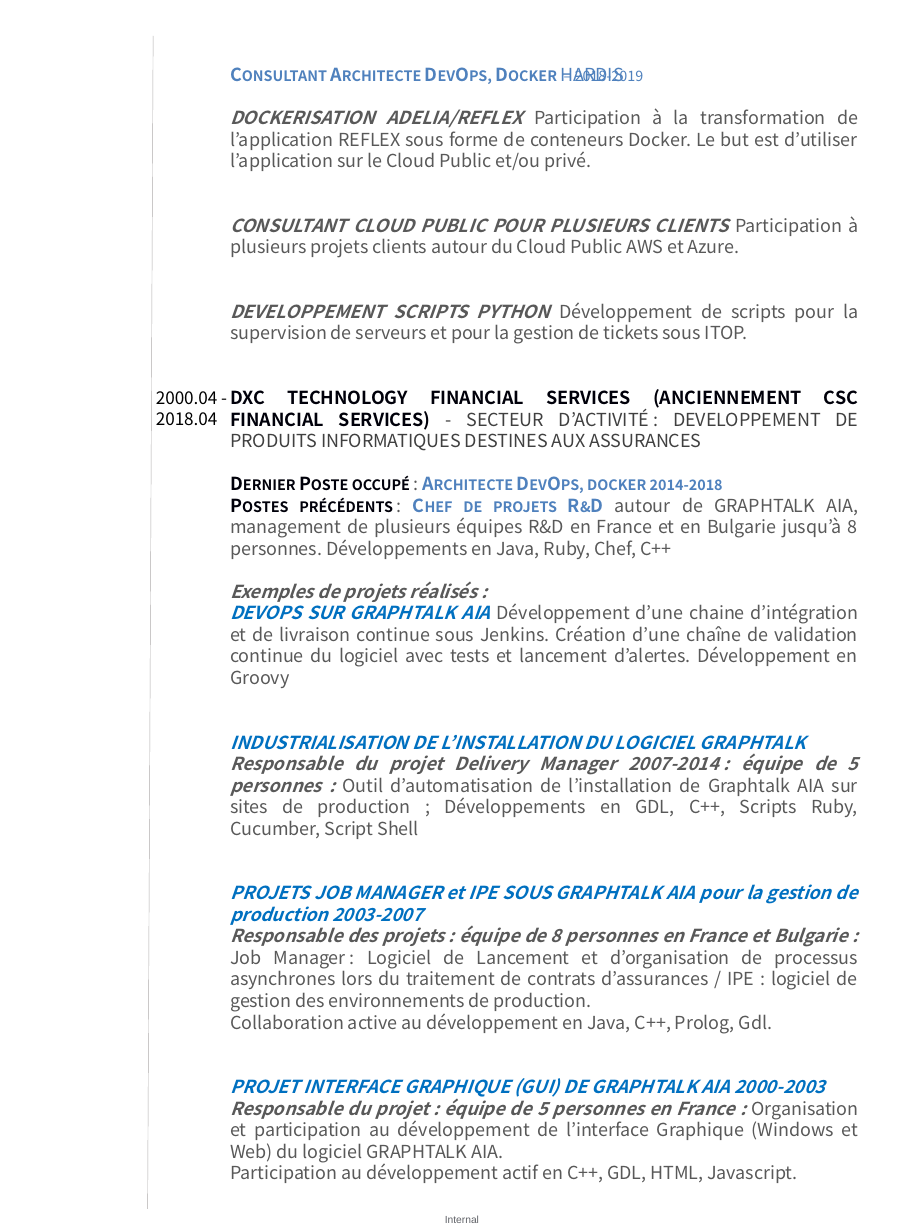
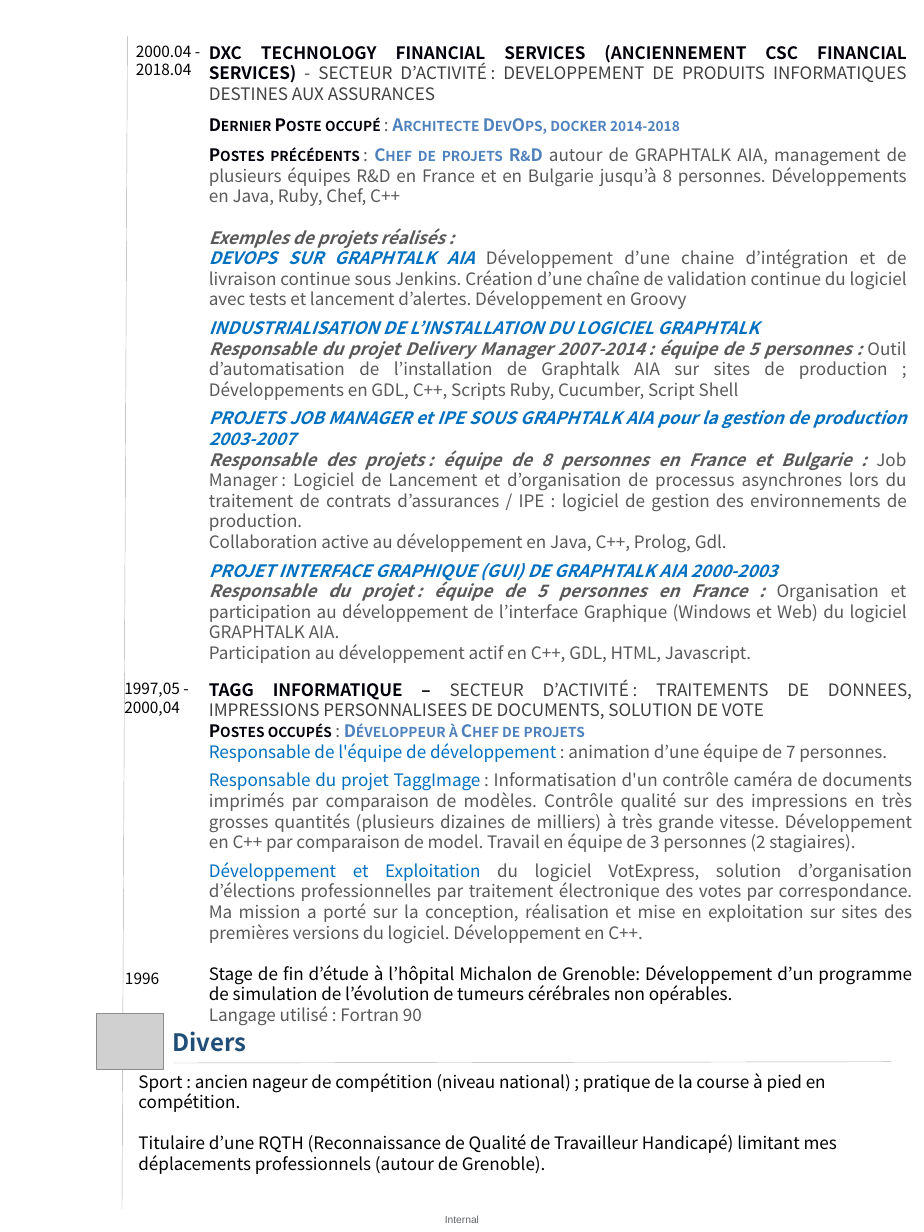
Before and after one commit to Solifred38/cv, a slide deck: slide 2 of CV_FFROMAGER.pptx. Drawn at 924x1232 pixels with LibreOffice and Linux fonts; fonts in the diff are those of the drawing; grey boxes stand for pictures. Boxes give left, top, right and bottom in pixels: in the first picture for what was removed or moved away, otherwise in the second. Text is boxed around its words. In the diff, an @@ line names an element or a change of style, - is before the commit and + after.

```diff
--- a/CV_FFROMAGER.pptx
+++ b/CV_FFROMAGER.pptx
@@ line moved from (153, 36) - (148, 1209) to (127, 36) - (122, 1209) @@
@@ text "2000.04 -": place and size @@
-text "2000.04 -" at [156, 391, 218, 426]
+text "2000.04 -" at [136, 45, 192, 75]
@@ text "2000.04 -" at [136, 45, 192, 75]: size 10 to 9 pt @@
@@ text "DXC TECHNOLOGY FINANCIAL SERVICES (ANCIENNEMENT ...": place and size @@
-text "DXC TECHNOLOGY FINANCIAL SERVICES (ANCIENNEMENT ..." at [230, 67, 859, 1183]
+text "DXC TECHNOLOGY FINANCIAL SERVICES (ANCIENNEMENT ..." at [209, 45, 907, 663]
@@ text "DXC TECHNOLOGY FINANCIAL SERVICES (ANCIENNEMENT ..." at [209, 45, 907, 663]: size 10.5 to 10 pt @@
@@ text at [230, 67, 858, 344]: paragraphs removed @@
-Consultant Architecte DevOps, Docker HARDIS – 2018-2019
-DOCKERISATION ADELIA/REFLEX Participation à la transformation de l’application REFLEX sous forme de conteneurs Docker. Le but est d’utiliser l’application sur le Cloud Public et/ou privé.
-CONSULTANT CLOUD PUBLIC POUR PLUSIEURS CLIENTS Participation à plusieurs projets clients autour du Cloud Public AWS et Azure.
-DEVELOPPEMENT SCRIPTS PYTHON Développement de scripts pour la supervision de serveurs et pour la gestion de tickets sous ITOP.
@@ text added at [124, 679, 180, 716], 9 pt, text #000000 @@
+1997,05 -
+2000,04
@@ text added at [209, 679, 912, 1026], 10 pt, text #595959 @@
+TAGG INFORMATIQUE – SECTEUR D’ACTIVITÉ : TRAITEMENTS DE DONNEES, IMPRESSIONS PERSONNALISEES DE DOCUMENTS, SOLUTION DE VOTE
+Postes occupés : Développeur à Chef de projets
+Responsable de l'équipe de développement : animation d’une équipe de 7 personnes.
+Responsable du projet TaggImage : Informatisation d'un contrôle caméra de documents imprimés par comparaison de modèles. Contrôle qualité sur des impressions en très grosses quantités (plusieurs dizaines de milliers) à très grande vitesse. Développement en C++ par comparaison de model. Travail en équipe de 3 personnes (2 stagiaires).
+Développement et Exploitation du logiciel VotExpress, solution d’organisation d’élections professionnelles par traitement électronique des votes par correspondance. Ma mission a porté sur la conception, réalisation et mise en exploitation sur sites des premières versions du logiciel. Développement en C++.
+Stage de fin d’étude à l’hôpital Michalon de Grenoble: Développement d’un programme de simulation de l’évolution de tumeurs cérébrales non opérables.
+Langage utilisé : Fortran 90
@@ text added at [125, 972, 159, 984], 9 pt, text #000000 @@
+1996
@@ picture added at [96, 1014, 163, 1071] @@
@@ text added at [173, 1031, 247, 1052], 14 pt, text #1F4E79, bold @@
+Divers
@@ text added at [138, 1073, 837, 1174], 10 pt, text #000000 @@
+Sport : ancien nageur de compétition (niveau national) ; pratique de la course à pied en compétition.
+Titulaire d’une RQTH (Reconnaissance de Qualité de Travailleur Handicapé) limitant mes déplacements professionnels (autour de Grenoble).
@@ line added from (174, 1063) to (891, 1062), #AFABAB 0.25 pt @@
```
Also in this commit, not shown: 1 other slide changed, 1 slide removed, 1 other file.
